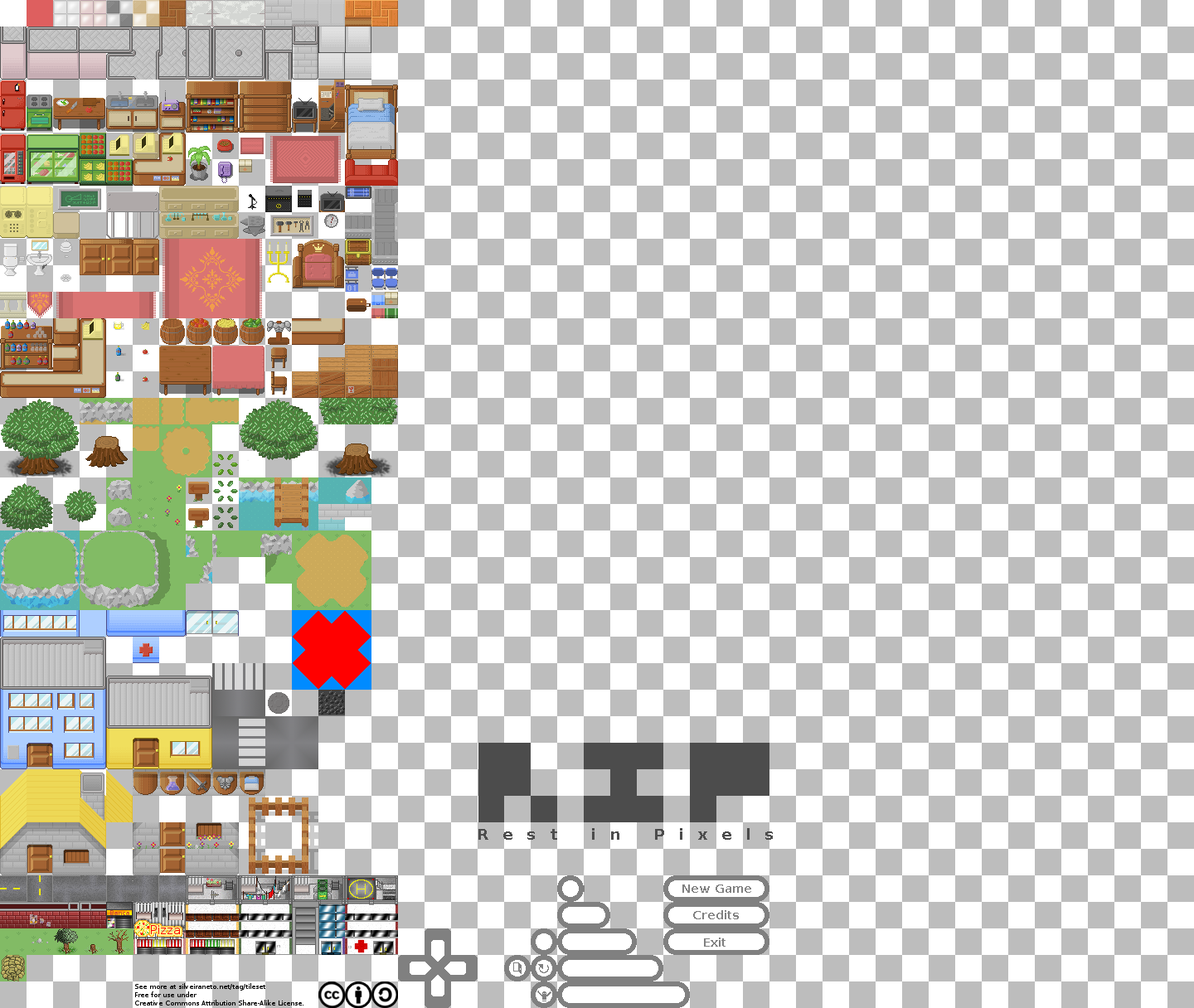
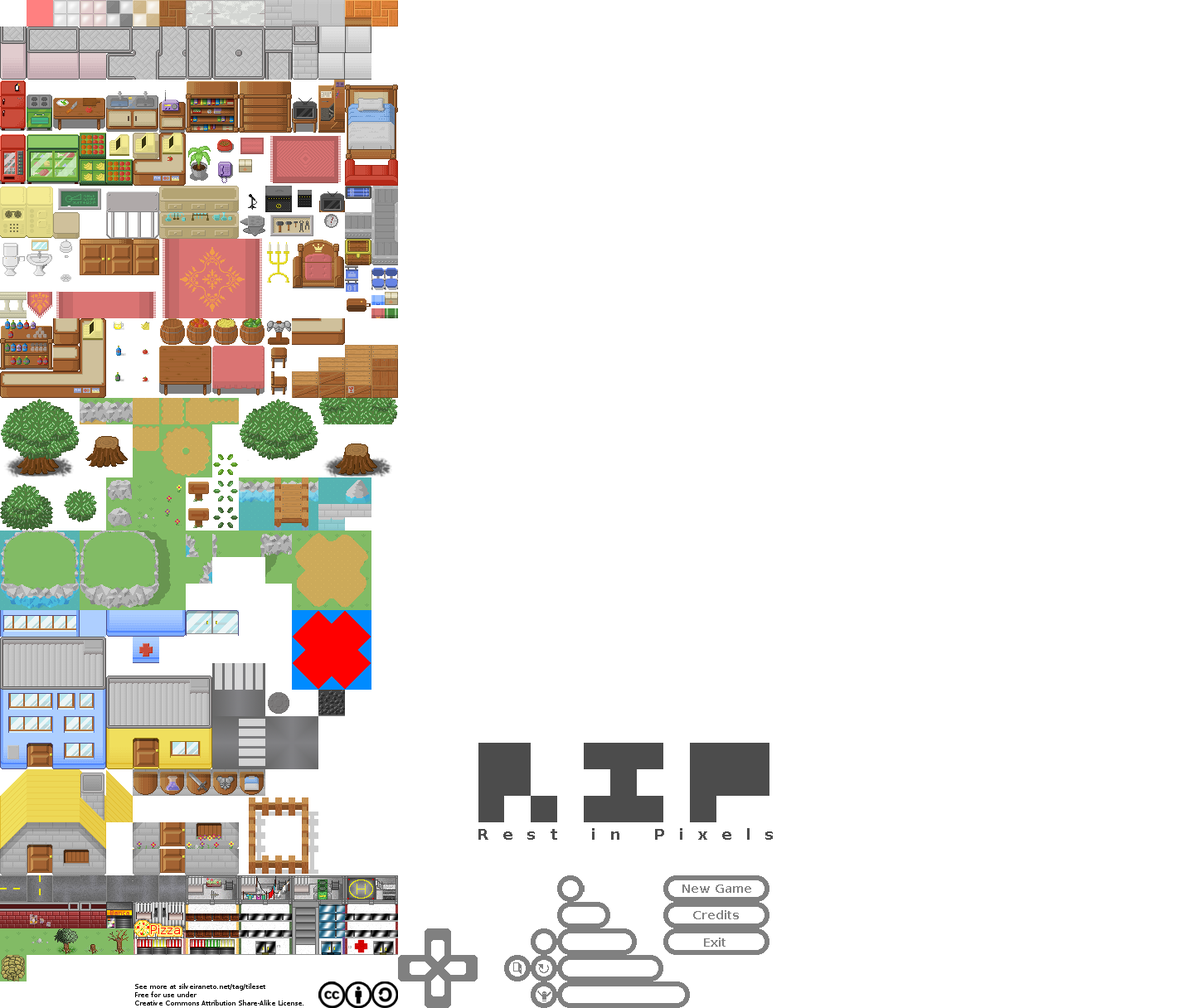
Revision of a layered 1194x1008 image; what changed, layer by layer:
painted on "Background" over [95, 397, 239, 476]
hid "chess" over [0, 0, 1194, 1008]
